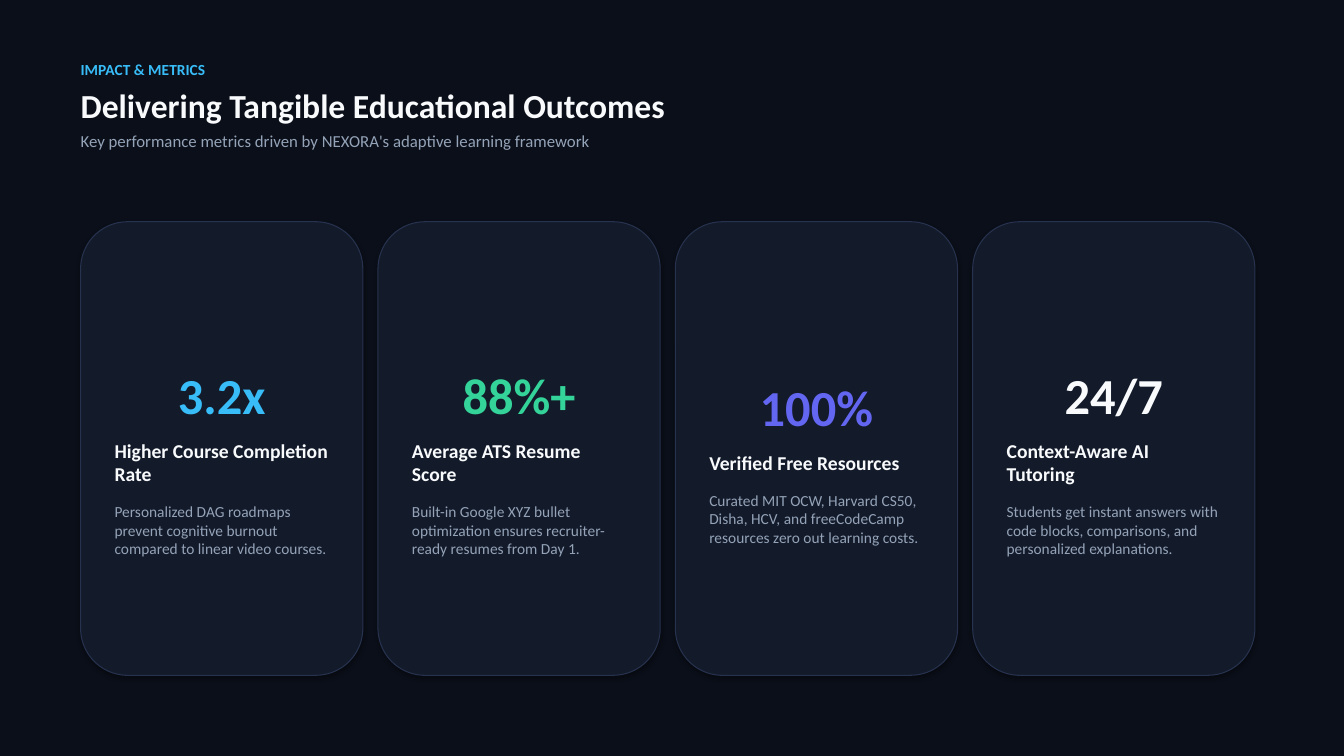
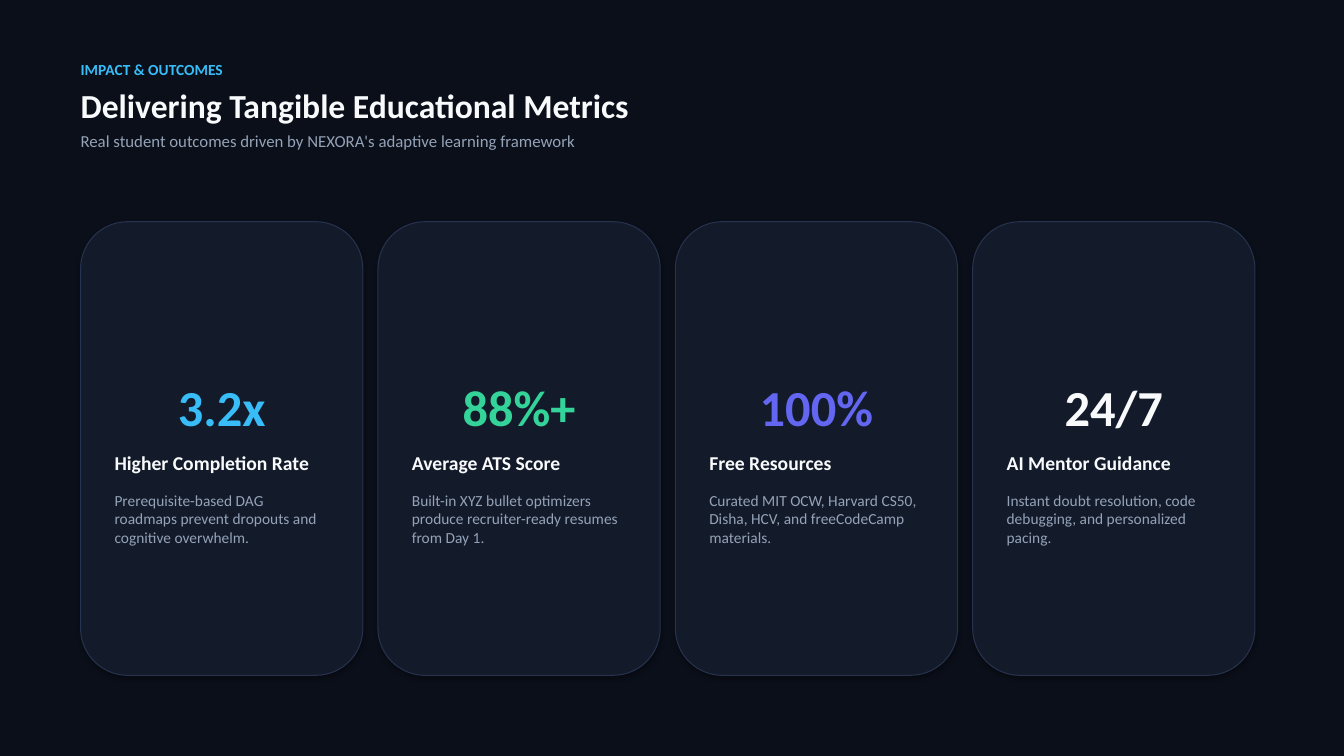
Before and after one commit to Sirivennela310505/NEXORA, a slide deck: slide 7 of NEXORA_Presentation.pptx (slide 6 before the commit). Drawn at 1344x756 pixels with LibreOffice and Linux fonts; fonts in the diff are those of the drawing. Boxes give left, top, right and bottom in pixels: in the first picture for what was removed or moved away, otherwise in the second. Text is boxed around its words. In the diff, an @@ line names an element or a change of style, - is before the commit and + after.

```diff
--- a/NEXORA_Presentation.pptx
+++ b/NEXORA_Presentation.pptx
@@ text at [81,65,628,150]: text changed @@
-IMPACT & METRICS
-Delivering Tangible Educational Outcomes
-Key performance metrics driven by NEXORA's adaptive learning framework
+IMPACT & OUTCOMES
+Delivering Tangible Educational Metrics
+Real student outcomes driven by NEXORA's adaptive learning framework
@@ text in rounded rectangle at [115,456,317,546]: text changed @@
-Higher Course Completion Rate
-Personalized DAG roadmaps prevent cognitive burnout compared to linear video courses.
+Higher Completion Rate
+Prerequisite-based DAG roadmaps prevent dropouts and cognitive overwhelm.
@@ text in rounded rectangle at [412,457,618,546]: text changed @@
-Average ATS Resume Score
-Built-in Google XYZ bullet optimization ensures recruiter-ready resumes from Day 1.
+Average ATS Score
+Built-in XYZ bullet optimizers produce recruiter-ready resumes from Day 1.
@@ text in rounded rectangle at [709,457,917,543]: text changed @@
-Verified Free Resources
-Curated MIT OCW, Harvard CS50, Disha, HCV, and freeCodeCamp resources zero out learning costs.
+Free Resources
+Curated MIT OCW, Harvard CS50, Disha, HCV, and freeCodeCamp materials.
@@ text in rounded rectangle at [1007,456,1195,546]: text changed @@
-Context-Aware AI Tutoring
-Students get instant answers with code blocks, comparisons, and personalized explanations.
+AI Mentor Guidance
+Instant doubt resolution, code debugging, and personalized pacing.
```
Also in this commit, not shown: 5 other slides changed, 2 slides added, 1 slide removed, 3 other files.
